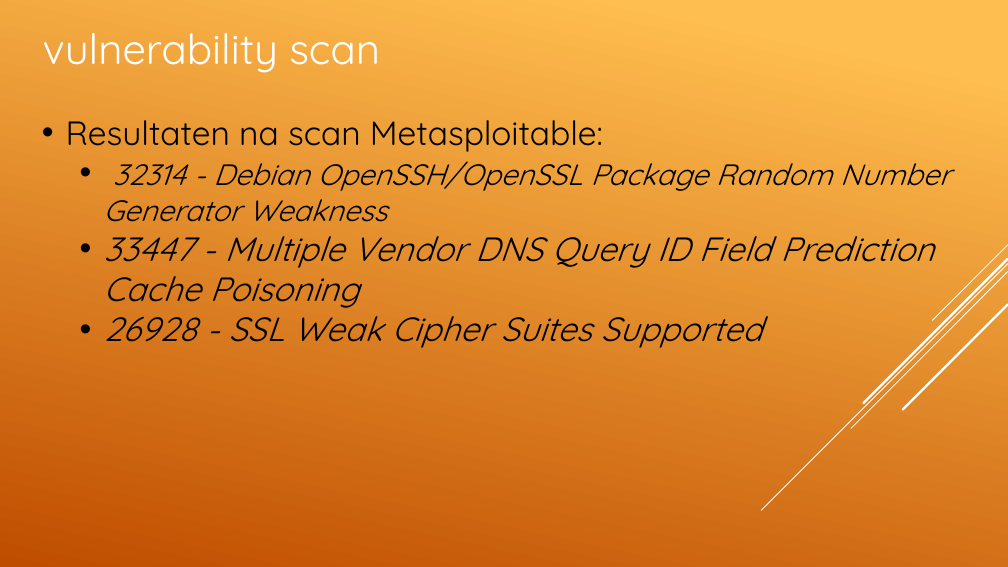
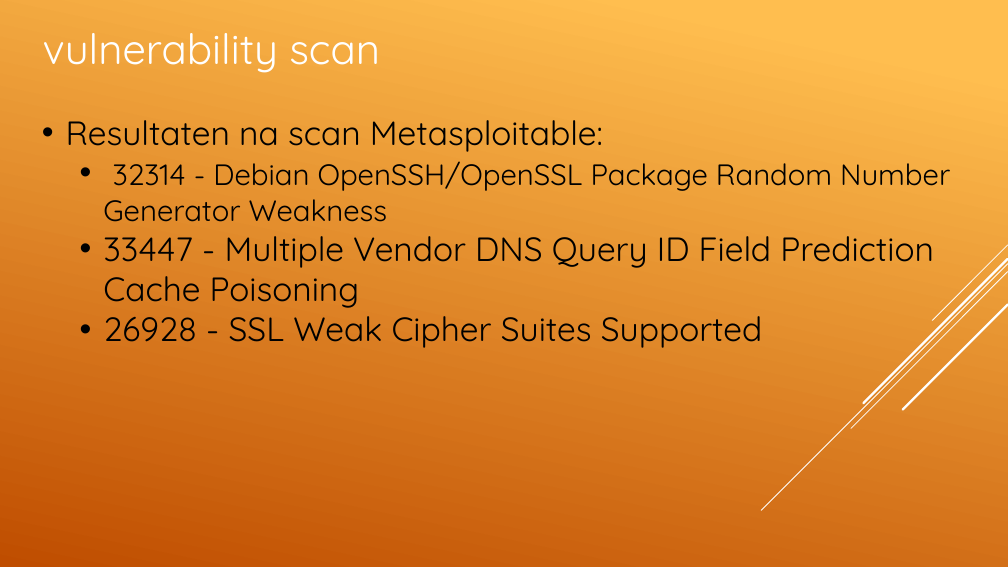
Before and after one commit to ArcaneSaint/PXLSec, a slide deck: slide 6 of GroepsWerk Security.pptx. Drawn at 1008x567 pixels with LibreOffice and Linux fonts; fonts in the diff are those of the drawing. Boxes give left, top, right and bottom in pixels: in the first picture for what was removed or moved away, otherwise in the second. Text is boxed around its words. In the diff, an @@ line names an element or a change of style, - is before the commit and + after.

```diff
--- a/GroepsWerk Security.pptx
+++ b/GroepsWerk Security.pptx
@@ text at [103, 161, 950, 348]: italic off in "32314 - Debian OpenSSH/OpenSSL Package Random Number ...", "33447 - Multiple Vendor DNS Query ID ...", "26928 - SSL Weak Cipher Suites Supported" @@
```
Also in this commit, not shown: 4 other slides changed, 1 slide added, 1 slide removed.
